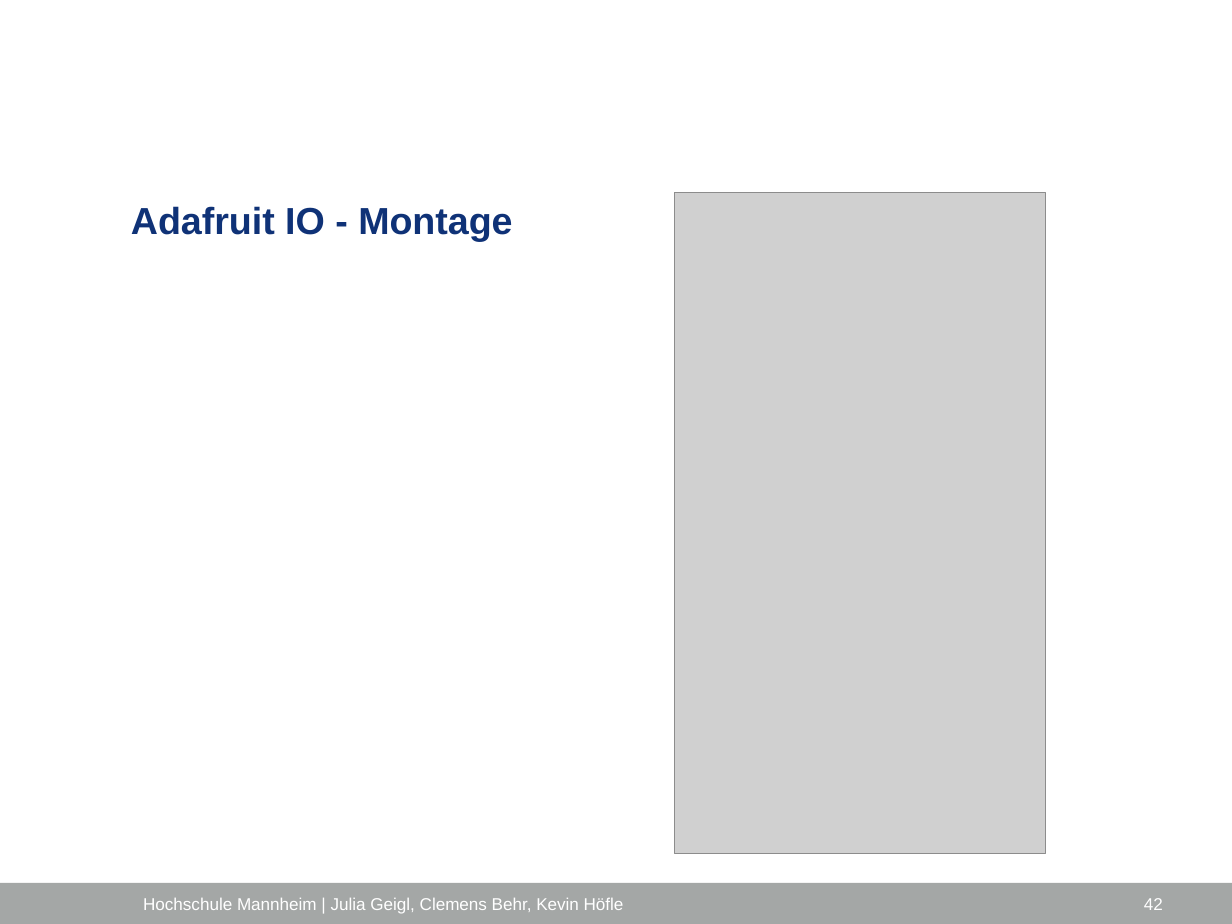
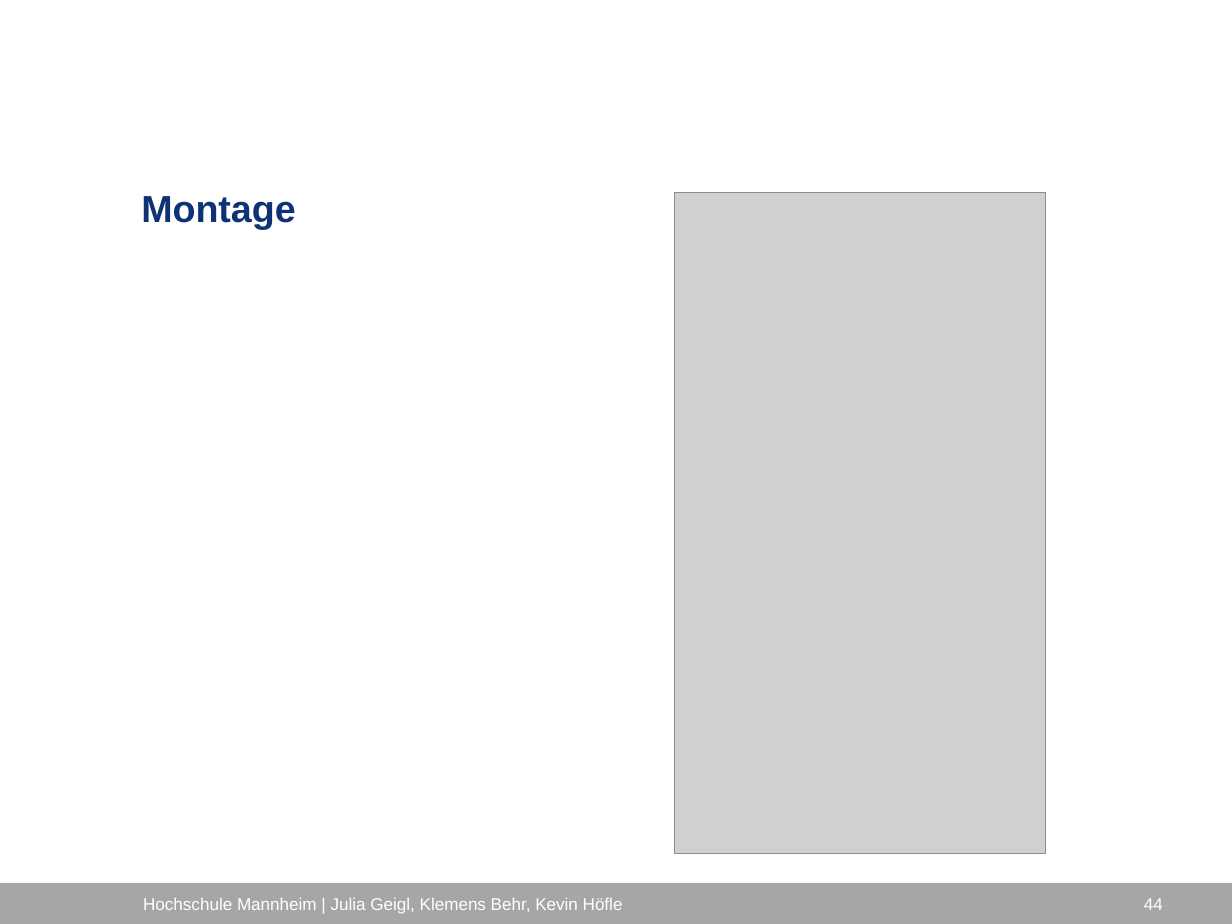
Before and after one commit to ProjektlaborEmbeddedSecurity/Presentation, a slide deck: slide 44 of PES_FH_VERS.pptx (slide 42 before the commit). Drawn at 1232x924 pixels with LibreOffice and Linux fonts; fonts in the diff are those of the drawing; grey boxes stand for pictures; background and template pictures are left out. Boxes give left, top, right and bottom in pixels: in the first picture for what was removed or moved away, otherwise in the second. Text is boxed around its words. In the diff, an @@ line names an element or a change of style, - is before the commit and + after.

```diff
--- a/PES_FH_VERS.pptx
+++ b/PES_FH_VERS.pptx
@@ title at <box>141,196,295,229</box>: text changed @@
-Adafruit IO - Montage
+Montage
@@ text at <box>143,898,623,914</box>: text changed @@
-Hochschule Mannheim | Julia Geigl, Clemens Behr, Kevin Höfle
+Hochschule Mannheim | Julia Geigl, Klemens Behr, Kevin Höfle
@@ page number at <box>1144,898,1163,910</box>: text changed @@
-42
+44
```
Also in this commit, not shown: 44 other slides changed, 3 slides added, 1 slide removed.
